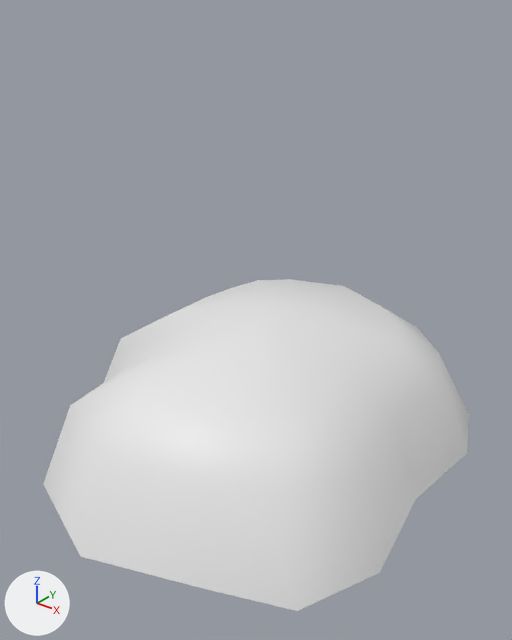
What one commit did to the FBX model Assets/Landscape/islands/sm_island_01_a.fbx.
Rendered twice from a 50 mm lens placed at (33.7, -43.9, 38.2), pointed at (0.5, -2.5, 12.6). Lighting does not change. The marker at lower left points along +X, +Y and +Z. The picture after the commit comes second. Where no turn or scale is listed for an object, it has been applied to the vertices.

Names of what the first picture shows: 'sm_island_01_a'.
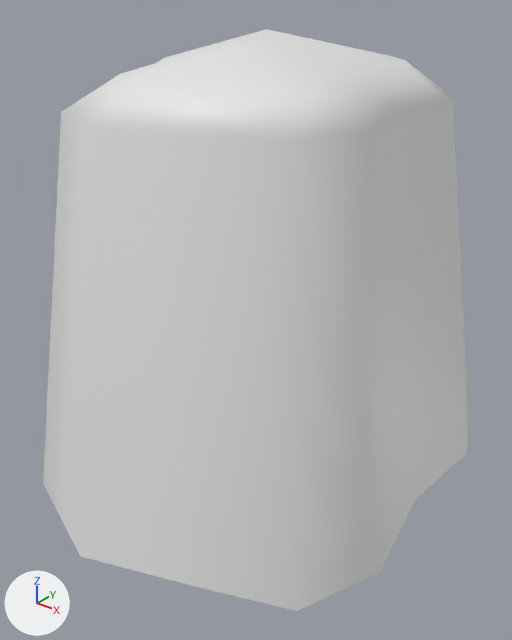
Where the change shows, as pixel boxes (x1, y1, x2, y2) in the pictures (512 x 640 px):
'sm_island_01_a', reshaped (75% taller)
    before: (43, 279, 469, 611)
    after: (43, 29, 469, 611)

The change, as a list of edits to the scene's bpy script:
```text
Change me_cube:
    used by ob_sm_island_01_a; location = (0.0, 0.0, 0.0)
    remove me_cube.from_pydata(...)  # 58 vertices, 61 faces; spans x -17.0..17.0, y -21.3..21.3, z 0.0..12.4
    add me_cube.from_pydata(...)  # 58 vertices, 61 faces; spans x -17.0..17.0, y -21.3..21.3, z 0.0..34.7
    me_cube part 1: all 33 vertices in x -14.3..14.3, y -18.1..18.1, z 7.0..12.4 are scaled about their middle by 0.888, then moved by (0.0, 0.0, 22.7)
```
